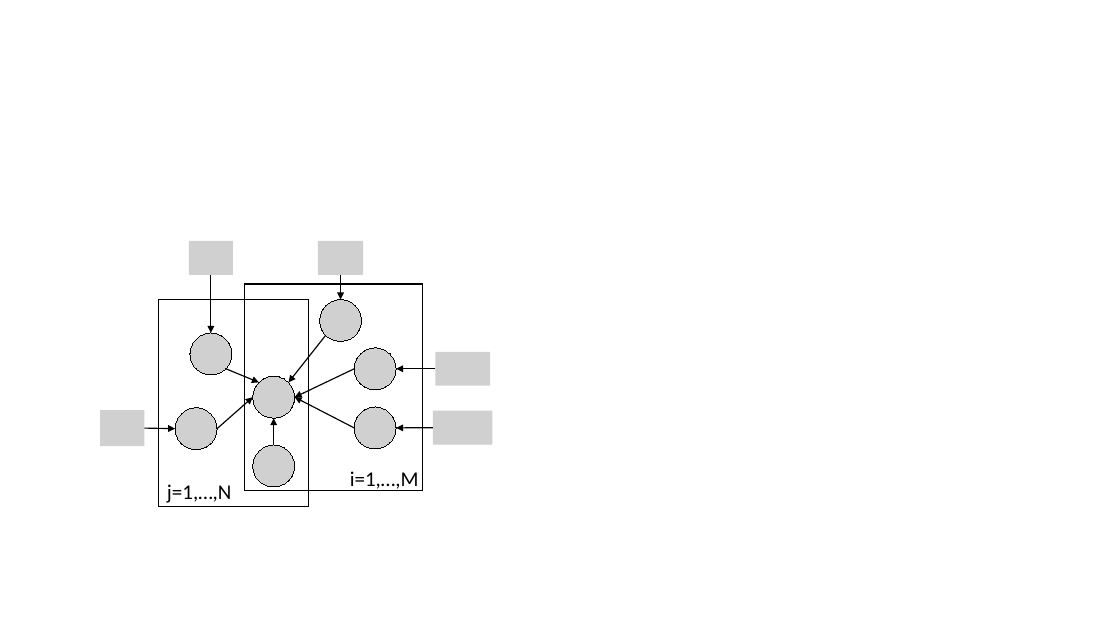
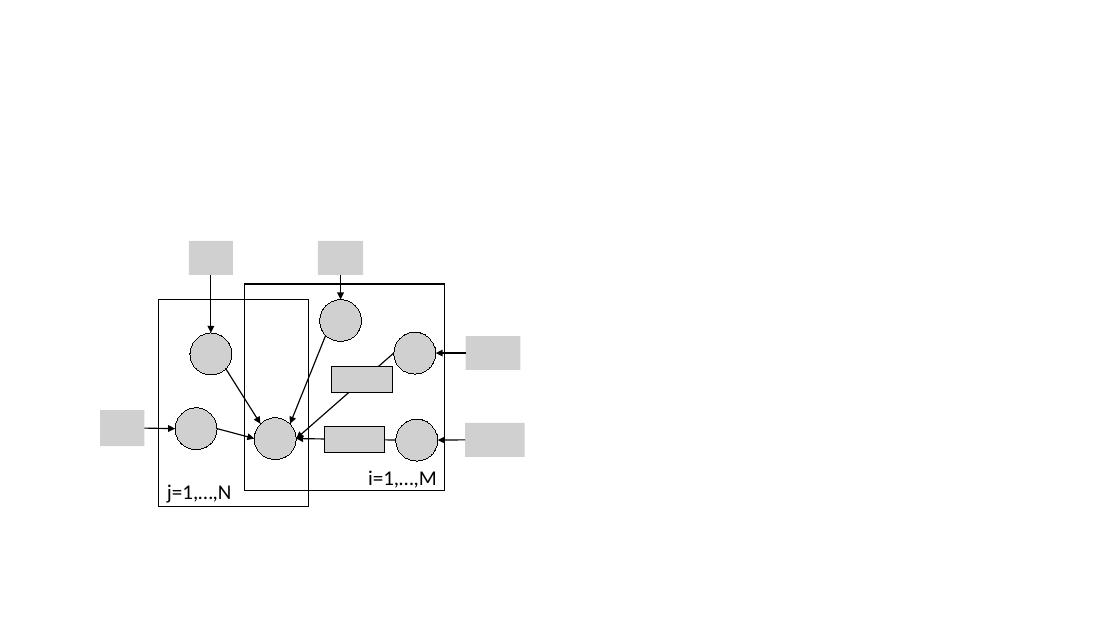
Before and after one commit to tomdounan1492/FlexPassPaper, a slide deck: slide 2 of figures/figures_edit.pptx. Drawn at 1120x630 pixels with LibreOffice and Linux fonts; fonts in the diff are those of the drawing; grey boxes stand for pictures. Boxes give left, top, right and bottom in pixels: in the first picture for what was removed or moved away, otherwise in the second. Text is boxed around its words. In the diff, an @@ line names an element or a change of style, - is before the commit and + after.

```diff
--- a/figures/figures_edit.pptx
+++ b/figures/figures_edit.pptx
@@ rectangle: place and size @@
-rectangle at [245, 284, 423, 491]
+rectangle at [245, 284, 444, 491]
@@ arrow moved from (326, 335) - (289, 382) to (326, 335) - (290, 423) @@
@@ arrow moved from (355, 369) - (295, 397) to (394, 353) - (297, 439) @@
@@ picture removed at [355, 348, 397, 390] @@
@@ picture added at [394, 332, 436, 374] @@
@@ picture removed at [435, 352, 490, 386] @@
@@ arrow moved from (435, 369) - (397, 369) to (465, 353) - (436, 353) @@
@@ picture added at [465, 336, 520, 370] @@
@@ arrow moved from (226, 369) - (259, 382) to (226, 369) - (260, 423) @@
@@ picture removed at [253, 376, 295, 418] @@
@@ picture added at [332, 366, 392, 392] @@
@@ picture added at [255, 418, 297, 460] @@
@@ arrow removed from (274, 445) to (274, 418) @@
@@ picture removed at [355, 407, 397, 449] @@
@@ picture added at [396, 419, 438, 461] @@
@@ picture removed at [433, 411, 492, 444] @@
@@ arrow moved from (217, 429) - (253, 397) to (217, 429) - (255, 439) @@
@@ picture removed at [253, 445, 295, 487] @@
@@ arrow moved from (355, 428) - (295, 397) to (396, 440) - (297, 439) @@
@@ picture added at [324, 427, 385, 453] @@
@@ arrow moved from (433, 428) - (397, 428) to (465, 440) - (438, 440) @@
@@ picture added at [465, 423, 525, 456] @@
@@ text "i=1,…,M": place and size @@
-text "i=1,…,M" at [350, 471, 419, 491]
+text "i=1,…,M" at [368, 470, 437, 491]
```
Also in this commit, not shown: 10 other files.
